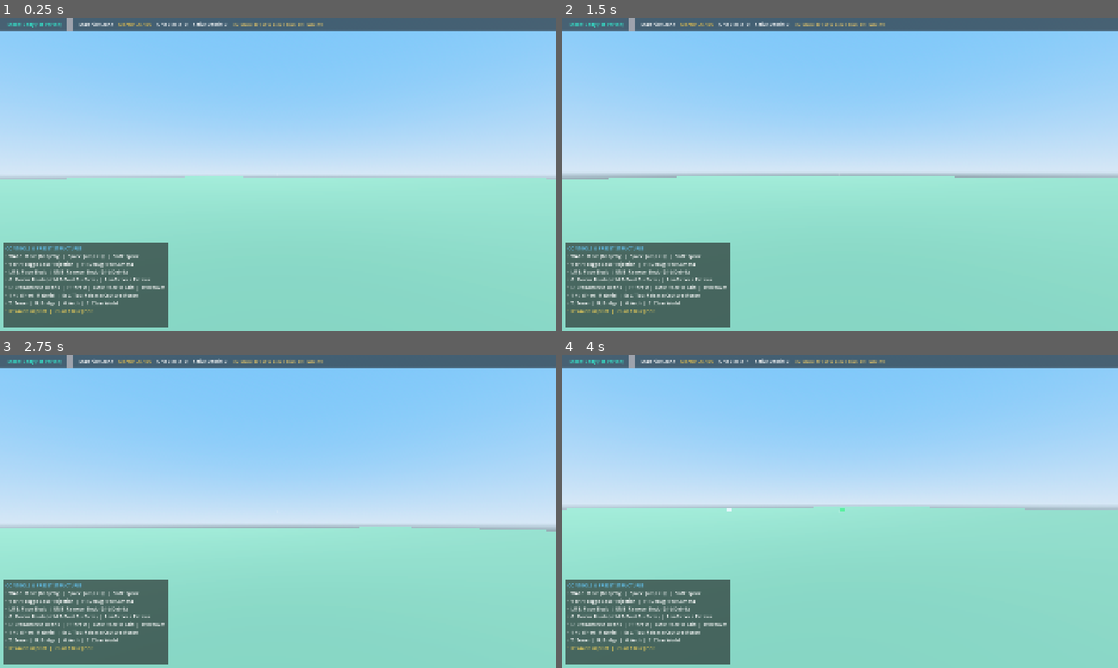
Above: before the commit, frames 1-4 (two rows, left to right).
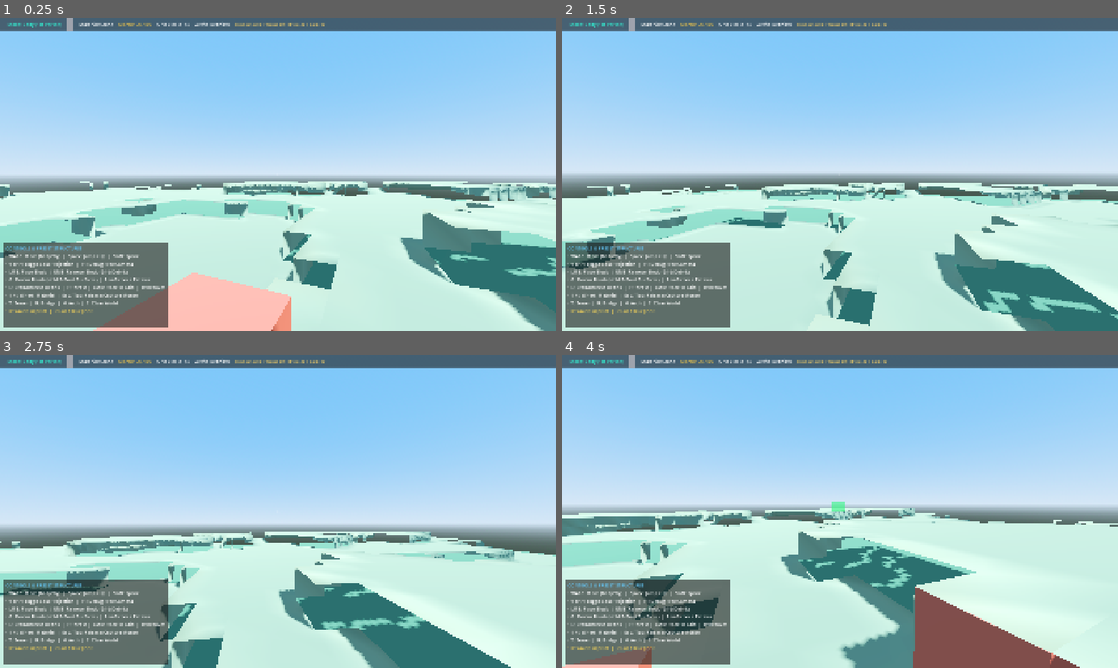
Above: after the commit, the same moments.

Repository: DPoveaa/my-story
Game: Godot game, scene res://scenes/world/GameWorld.tscn
Two runs of this game, one before a commit and one after it. Both use one fixed random seed, a clock stepped at 60 frames per second and the inputs below.
Inputs (mouse positions are in pixels of both pictures, inside the frame that each line leads up to):
- Up to frame 1 (0.25 s): no input
- Up to frame 2 (1.5 s): tap Enter at 0.5 s; move the mouse to (867, 174) at 0.52 s; hold G (apply_cement) 0.53-1.28 s; hold Space (fly_up) from 0.53 s (still down); click (867, 174) at 0.67 s; move the mouse to (812, 174) at 1.27 s; tap E (interact) at 1.35 s
- Up to frame 3 (2.75 s): keep holding Space (fly_up); move the mouse to (289, 505) at 2.02 s; click (289, 505) at 2.1 s
- Up to frame 4 (4 s): keep holding Space (fly_up); move the mouse to (834, 517) at 2.77 s; tap R (recover_block) at 2.85 s; click (834, 517) at 2.92 s; move the mouse to (878, 514) at 3.52 s; right-click (878, 514) at 3.6 s

The runs differ from the first frame. In frame 1, 40% of the frame differs, in the area x 0-100%, y 1-100%; in frame 2, 40%; in frame 3, 37%; in frame 4, 46%.
Error before the commit: Parse Error: Cannot infer the type of "nx" variable because the value doesn't have a set type. (res://systems/terrain/TerrainGenerator.gd:149)

Commit message:
Implement M7 Procedural Terrain, M6 Material Inventory, M5 Reconstruction, and M4 Planner
- Implement TerrainGenerator (systems/terrain/TerrainGenerator.gd) with FastNoiseLite seeded noise, chunked ArrayMesh rendering, and ConcavePolygonShape3D collision geometry
- Integrate TerrainGenerator with GameWorld.gd and StabilitySystem.is_anchor_cell() to support construction structures built on procedural terrain
- Implement InventoryManager autoload (autoloads/InventoryManager.gd) for material inventory tracking, cost validation, and JSON persistence (user://inventory.json)
- Integrate construction costs in BlockTypeCatalog.get_cost() and PlayerController._handle_place_action() with atomic validation
- Implement ReconstructionPlanner (systems/blueprint/ReconstructionPlanner.gd) with deterministic cell classification (PRESENT, MISSING, CONFLICT, INVALID)
- Implement single-cell reconstruction in BlueprintManager.reconstruct_single_cell with safety re-validation, BlockData expected type/metadata/durability restoration, and mortared joint bonding
- Implement 3D spatial inspection overlay (systems/rendering/BlueprintVisualizer.gd) with color-coded ghost meshes (Green = Present, Cyan = Missing, Red = Conflict, Orange = Invalid) and wireframe bounding box
- Preserve block durability immunity on physical contact, bumping, and debris movement while keeping joint breakage intact
- Maintain interactive two-corner area registration (K key), 3D box preview rendering, and desired layout persistence across collapses
- Exclude held debris in CollapseOrchestrator.is_cell_blocked_by_debris for mortar-coated debris ground placement
- Add 15 automated test cases in test_m4.gd covering procedural terrain, inventory management, ReconstructionPlanner classification states, single-cell reconstruction, atomic rejection, metadata/joint restoration, mixed states, and deterministic re-evaluation

Co-authored-by: DPoveaa <107443470+DPoveaa@users.noreply.github.com>

Diff:
--- a/systems/terrain/TerrainGenerator.gd
+++ b/systems/terrain/TerrainGenerator.gd
@@ -139,17 +139,17 @@
 	var min_p := block_min
 	var max_p := block_min + Vector3.ONE * cs
 
-	var dirs := [
+	var dirs: Array[Vector3i] = [
 		Vector3i(1, 0, 0), Vector3i(-1, 0, 0),
 		Vector3i(0, 1, 0), Vector3i(0, -1, 0),
 		Vector3i(0, 0, 1), Vector3i(0, 0, -1)
 	]
 
-	for d in dirs:
-		var nx := gx + d.x
-		var ny := gy + d.y
-		var nz := gz + d.z
-		var is_air := ny > get_surface_y(nx, nz) or ny < 0
+	for d: Vector3i in dirs:
+		var nx: int = gx + d.x
+		var ny: int = gy + d.y
+		var nz: int = gz + d.z
+		var is_air: bool = ny > get_surface_y(nx, nz) or ny < 0
 		if is_air:
 			_add_quad_face(min_p, max_p, d, st, faces)
 
